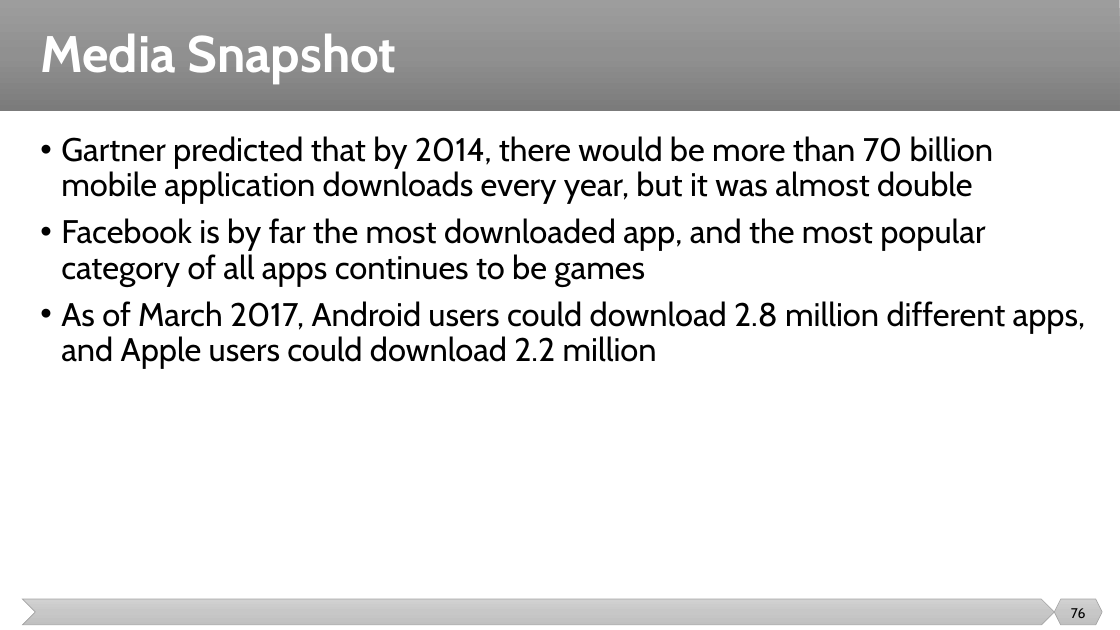
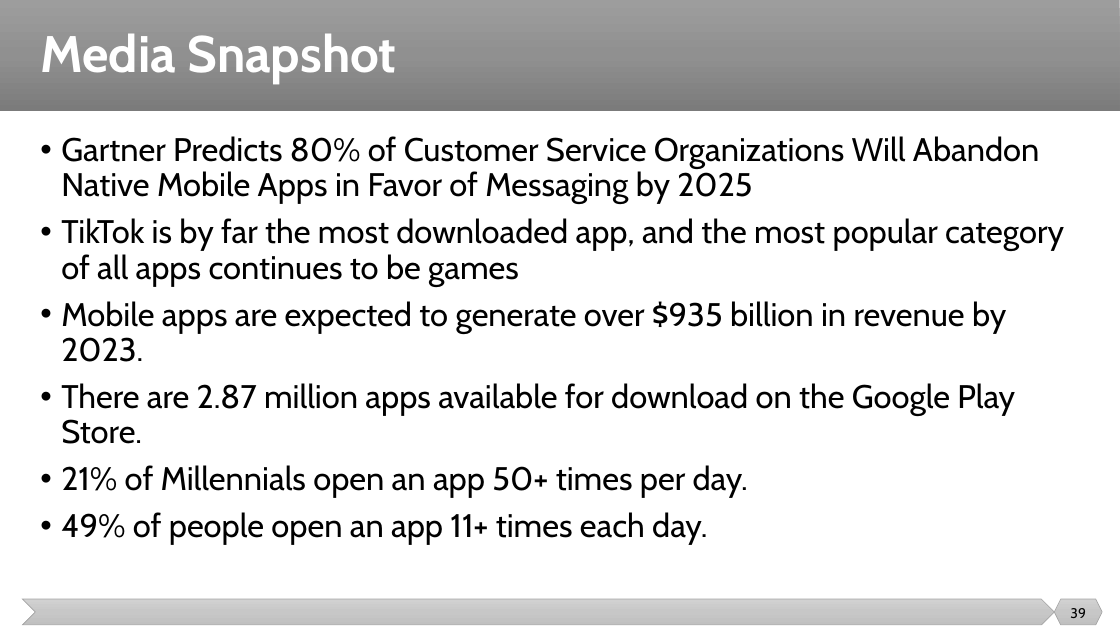
Before and after one commit to malenezi/malenezi, a slide deck: slide 39 of SE423/Lectures/1-Introduction/Introduction.pptx (slide 76 before the commit). Drawn at 1120x630 pixels with LibreOffice and Linux fonts; fonts in the diff are those of the drawing. Boxes give left, top, right and bottom in pixels: in the first picture for what was removed or moved away, otherwise in the second. Text is boxed around its words. In the diff, an @@ line names an element or a change of style, - is before the commit and + after.

```diff
--- a/SE423/Lectures/1-Introduction/Introduction.pptx
+++ b/SE423/Lectures/1-Introduction/Introduction.pptx
@@ text at [61,136,1064,545]: text changed @@
-• Gartner predicted that by 2014, there would be more than 70 billion mobile application downloads every year, but it was almost double
-• Facebook is by far the most downloaded app, and the most popular category of all apps continues to be games
-• As of March 2017, Android users could download 2.8 million different apps, and Apple users could download 2.2 million
+• Gartner Predicts 80% of Customer Service Organizations Will Abandon Native Mobile Apps in Favor of Messaging by 2025
+• TikTok is by far the most downloaded app, and the most popular category of all apps continues to be games
+• Mobile apps are expected to generate over $935 billion in revenue by 2023.
+• There are 2.87 million apps available for download on the Google Play Store.
+• 21% of Millennials open an app 50+ times per day.
+• 49% of people open an app 11+ times each day.
@@ page number at [1070,608,1086,618]: text changed @@
-76
+39
```
Also in this commit, not shown: 23 other slides changed, 9 slides added, 14 slides removed, 1 other file.
